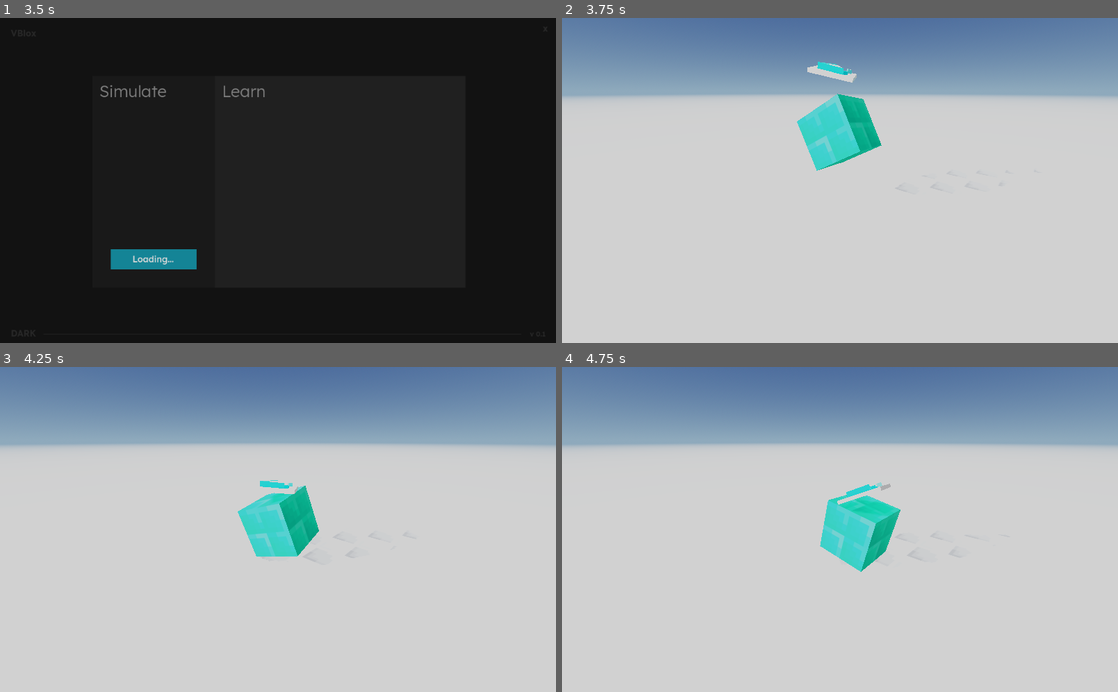
Above: before the commit, frames 1-4 (two rows, left to right).
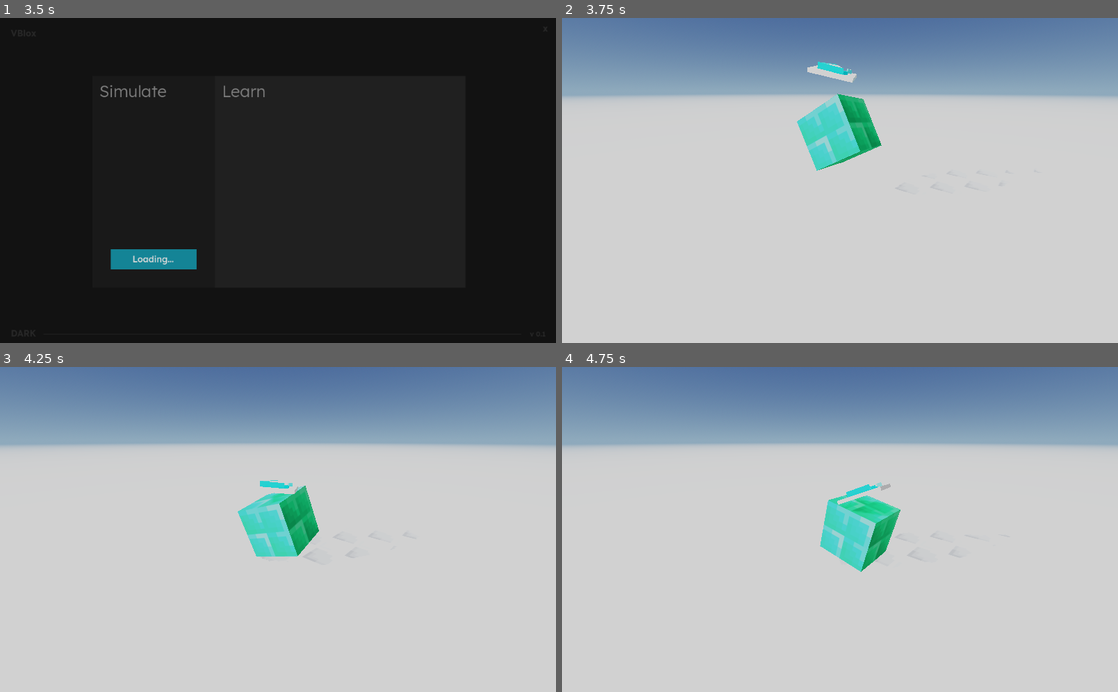
Above: after the commit, the same moments.

Repository: sh4nnja/game-project-roxim
Game: Godot game, scene res://assets/scenes/main_menu/main_menu.tscn
Two runs of this game, one before a commit and one after it. Both use one fixed random seed, a clock stepped at 60 frames per second and the inputs below.
Inputs (mouse positions are in pixels of both pictures, inside the frame that each line leads up to):
- Up to frame 1 (3.5 s): click "Create & Simulate!" at 0.5 s; click "DARK" at 1.25 s; tap Enter at 2 s; move the mouse to (400, 164) at 2.02 s; hold D 2.03-2.75 s; tap Q at 2.1 s; click (400, 164) at 2.17 s; drag from (166, 196) to (250, 245) at 2.77 s
- Up to frame 2 (3.75 s): tap Space at 3.5 s; move the mouse to (895, 109) at 3.52 s; hold D from 3.53 s (still down); tap Ctrl at 3.6 s
- Up to frame 3 (4.25 s): keep holding D
- Up to frame 4 (4.75 s): release D at 4.25 s; drag from (812, 594) to (673, 480) at 4.27 s

Frame 1 is identical in both runs. In frame 2, 1.1% of the frame differs, in the area x 42-58%, y 23-47%; in frame 3, 1.1%; in frame 4, 1.1%.

Commit message:
103123 | Created foundation
103123
- Created foundations for the adding of interactables.
- Cleaned code.
- Added documentation

Diff:
--- /dev/null
+++ b/assets/materials/interactables/misc/vblox_logo_material.tres
@@ -0,0 +1,8 @@
+[gd_resource type="StandardMaterial3D" load_steps=2 format=3 uid="uid://b6dsjhtgehls6"]
+
+[ext_resource type="Texture2D" uid="uid://b5n45qnj4ci1c" path="res://assets/dev/vblox_logo/logo_texture.png" id="1_770b0"]
+
+[resource]
+albedo_texture = ExtResource("1_770b0")
+texture_filter = 2
+texture_repeat = false
--- a/assets/objects/camera/camera.tscn
+++ b/assets/objects/camera/camera.tscn
@@ -1,7 +1,12 @@
-[gd_scene load_steps=2 format=3 uid="uid://btwcn5425ye0f"]
+[gd_scene load_steps=3 format=3 uid="uid://btwcn5425ye0f"]
 
-[ext_resource type="Script" path="res://assets/scripts/camera.gd" id="1_nk0tm"]
+[ext_resource type="Script" path="res://assets/scripts/simulation/camera.gd" id="1_l5ruq"]
+[ext_resource type="Script" path="res://assets/scripts/simulation/interactor.gd" id="2_cdyev"]
 
 [node name="camera" type="Camera3D"]
 current = true
-script = ExtResource("1_nk0tm")
+script = ExtResource("1_l5ruq")
+
+[node name="interactor" type="RayCast3D" parent="."]
+target_position = Vector3(0, 0, -5)
+script = ExtResource("2_cdyev")
--- a/assets/objects/misc/the_cube/the_cube.tscn
+++ b/assets/objects/misc/the_cube/the_cube.tscn
@@ -1,18 +1,18 @@
-[gd_scene load_steps=5 format=3 uid="uid://kdxkrbwue8lb"]
+[gd_scene load_steps=5 format=3 uid="uid://cu8da702e8ti8"]
 
-[ext_resource type="Material" uid="uid://c54p3ymi4tjhb" path="res://assets/materials/interactables/interactable_selected.tres" id="1_usimk"]
-[ext_resource type="Material" uid="uid://bhh1ltsx7qtiw" path="res://assets/materials/interactables/misc/testing_map_the_cube_material.tres" id="2_6m3nm"]
+[ext_resource type="Material" uid="uid://bhh1ltsx7qtiw" path="res://assets/materials/interactables/misc/the_cube_material.tres" id="1_gvi14"]
+[ext_resource type="Script" path="res://assets/scripts/interactables/misc/the_cube.gd" id="1_swgyx"]
 
 [sub_resource type="BoxMesh" id="BoxMesh_eogva"]
-material = ExtResource("2_6m3nm")
+material = ExtResource("1_gvi14")
 
 [sub_resource type="BoxShape3D" id="BoxShape3D_20two"]
 
 [node name="the_cube" type="RigidBody3D"]
 inertia = Vector3(1, 1, 1)
+script = ExtResource("1_swgyx")
 
 [node name="cube_texture" type="MeshInstance3D" parent="."]
-material_overlay = ExtResource("1_usimk")
 visibility_range_begin_margin = 100.0
 visibility_range_end = 250.0
 visibility_range_end_margin = 100.0
--- a/assets/objects/misc/vblox_logo/vblox_logo.tscn
+++ b/assets/objects/misc/vblox_logo/vblox_logo.tscn
@@ -1,12 +1,7 @@
-[gd_scene load_steps=5 format=3 uid="uid://573dhpbs8qay"]
+[gd_scene load_steps=4 format=3 uid="uid://573dhpbs8qay"]
 
 [ext_resource type="ArrayMesh" uid="uid://dly7vafcmu2ro" path="res://assets/dev/vblox_logo/logo.obj" id="1_qvchk"]
-[ext_resource type="Texture2D" uid="uid://b5n45qnj4ci1c" path="res://assets/dev/vblox_logo/logo_texture.png" id="1_ujvok"]
-
-[sub_resource type="StandardMaterial3D" id="StandardMaterial3D_mqnvg"]
-albedo_texture = ExtResource("1_ujvok")
-texture_filter = 2
-texture_repeat = false
+[ext_resource type="Material" uid="uid://b6dsjhtgehls6" path="res://assets/materials/interactables/misc/vblox_logo_material.tres" id="1_xvu3l"]
 
 [sub_resource type="ConvexPolygonShape3D" id="ConvexPolygonShape3D_vuldm"]
 points = PackedVector3Array(0.14647, 0.156255, 0.259077, -0.353816, 0, -0.353816, -0.353816, 0, 0.353816, 0.353816, 0,  …(344 unchanged characters)…
@@ -15,7 +10,7 @@
 inertia = Vector3(1, 1, 1)
 
 [node name="vblox_texture" type="MeshInstance3D" parent="."]
-material_override = SubResource("StandardMaterial3D_mqnvg")
+material_override = ExtResource("1_xvu3l")
 visibility_range_begin_margin = 100.0
 visibility_range_end = 250.0
 visibility_range_end_margin = 100.0
--- a/assets/scenes/main_menu/main_menu.tscn
+++ b/assets/scenes/main_menu/main_menu.tscn
@@ -1,6 +1,6 @@
 [gd_scene load_steps=16 format=3 uid="uid://bar845jxagtue"]
 
-[ext_resource type="Script" path="res://assets/scripts/main_menu_interface.gd" id="1_paa5f"]
+[ext_resource type="Script" path="res://assets/scripts/main_menu/main_menu_interface.gd" id="1_t7mf3"]
 [ext_resource type="StyleBox" uid="uid://dx2a4w1ooukaw" path="res://assets/materials/main_menu/main_menu_simulate_panel.tres" id="2_3wmeo"]
 [ext_resource type="FontFile" uid="uid://drcp5q6p2eycg" path="res://assets/font/lexend/Lexend-Light.ttf" id="2_myf7p"]
 [ext_resource type="FontFile" uid="uid://cuig6gwhj48ik" path="res://assets/font/lexend/Lexend-Bold.ttf" id="2_qi2qc"]
@@ -28,7 +28,7 @@
 anchor_bottom = 1.0
 grow_horizontal = 2
 grow_vertical = 2
-script = ExtResource("1_paa5f")
+script = ExtResource("1_t7mf3")
 
 [node name="background" type="ColorRect" parent="."]
 layout_mode = 1
--- a/assets/scenes/simulation_map/simulation_map.tscn
+++ b/assets/scenes/simulation_map/simulation_map.tscn
@@ -1,10 +1,10 @@
 [gd_scene load_steps=16 format=3 uid="uid://cd86vkgynmcjm"]
 
-[ext_resource type="Script" path="res://assets/scripts/simulation_interface.gd" id="1_ss05d"]
+[ext_resource type="Script" path="res://assets/scripts/simulation/simulation_interface.gd" id="1_5eupj"]
 [ext_resource type="FontFile" uid="uid://drcp5q6p2eycg" path="res://assets/font/lexend/Lexend-Light.ttf" id="2_uuw30"]
 [ext_resource type="BoxMesh" uid="uid://bwda3io5v3y3m" path="res://assets/materials/simulation/simulation_map_platform_mesh.tres" id="3_yn1j6"]
 [ext_resource type="PackedScene" uid="uid://btwcn5425ye0f" path="res://assets/objects/camera/camera.tscn" id="4_y7ocw"]
-[ext_resource type="PackedScene" uid="uid://kdxkrbwue8lb" path="res://assets/objects/misc/the_cube/the_cube.tscn" id="5_jvy4d"]
+[ext_resource type="PackedScene" uid="uid://cu8da702e8ti8" path="res://assets/objects/misc/the_cube/the_cube.tscn" id="5_jvy4d"]
 [ext_resource type="PackedScene" uid="uid://573dhpbs8qay" path="res://assets/objects/misc/vblox_logo/vblox_logo.tscn" id="6_ind2l"]
 
 [sub_resource type="StyleBoxEmpty" id="StyleBoxEmpty_784js"]
@@ -52,7 +52,7 @@
 anchor_bottom = 1.0
 grow_horizontal = 2
 grow_vertical = 2
-script = ExtResource("1_ss05d")
+script = ExtResource("1_5eupj")
 
 [node name="background" type="ColorRect" parent="user_interface"]
 layout_mode = 1
--- a/assets/scripts/config.gd
+++ b/assets/scripts/config.gd
@@ -53,8 +53,14 @@
 # ******************************************************************************
 # USER INTERFACE THEMES
 
+# Themes.
+enum {
+	EXAMPLE = 0,               # Not included in the cycle. Just for example.
+	DARK = 1,
+	LIGHT = 2
+}
 # Current theme of the interface.
-var current_theme: int = 1
+var current_theme: int = DARK
 
 # Default user themes.
 var user_themes: Dictionary = {
--- /dev/null
+++ b/assets/scripts/interactables/interactables.gd
@@ -0,0 +1,55 @@
+# ******************************************************************************
+#  interactables.gd
+# ******************************************************************************
+#                             This file is part of
+#                      RESEARCH CAPSTONE PROJECT - VBlox
+# ******************************************************************************
+# Copyright (c) 2023-present 12 ESTEMC-3 GROUP 6
+# Aicelle Claro
+# Shannja Ashley Malelang
+# Monique Marcos
+# Nica Shane Mijares
+# Precious Nina Sarol
+# ******************************************************************************
+# MIT License
+# Copyright (c) 2023 12 ESTEMC-3 GROUP 6
+#
+# Permission is hereby granted, free of charge, to any person obtaining
+# a copy of this software and associated documentation files (the
+# "Software"), to deal in the Software without restriction, including
+# without limitation the rights to use, copy, modify, merge, publish,
+# distribute, sublicense, and/or sell copies of the Software, and to
+# permit persons to whom the Software is furnished to do so, subject to
+# the following conditions:
+#
+# The above copyright notice and this permission notice shall be
+# included in all copies or substantial portions of the Software.
+#
+# THE SOFTWARE IS PROVIDED "AS IS," WITHOUT WARRANTY OF ANY KIND,
+# EXPRESS OR IMPLIED, INCLUDING BUT NOT LIMITED TO THE WARRANTIES OF
+# MERCHANTABILITY, FITNESS FOR A PARTICULAR PURPOSE AND NONINFRINGEMENT.
+# IN NO EVENT SHALL THE AUTHORS OR COPYRIGHT HOLDERS BE LIABLE FOR ANY
+# CLAIM, DAMAGES OR OTHER LIABILITY, WHETHER IN AN ACTION OF CONTRACT,
+# TORT OR OTHERWISE, ARISING FROM, OUT OF OR IN CONNECTION WITH THE
+# SOFTWARE OR THE USE OR OTHER DEALINGS IN THE SOFTWARE.
+# ******************************************************************************
+
+extends RigidBody3D
+class_name Interactables
+
+# This class will be the root class of all 'interactables' in the simulation.
+# This script will be the base script of all instances of 'interactables'.
+#
+# For example:
+# Interactables class <- This script.
+#      -> Motor class
+#           -> Small Motor
+#           -> Big Motor
+#      -> Computing class
+#
+# Make sure that you don't DUPLICATE and REPEAT your codes across the project. PLEASE.
+# Use classes for the same script each objects you have.
+
+
+# ******************************************************************************
+# CUSTOM METHODS AND SIGNALS
--- /dev/null
+++ b/assets/scripts/interactables/misc/the_cube.gd
@@ -0,0 +1 @@
+extends Interactables
--- /dev/null
+++ b/assets/scripts/simulation/interactor.gd
@@ -0,0 +1,46 @@
+# ******************************************************************************
+#  interactor.gd
+# ******************************************************************************
+#                             This file is part of
+#                      RESEARCH CAPSTONE PROJECT - VBlox
+# ******************************************************************************
+# Copyright (c) 2023-present 12 ESTEMC-3 GROUP 6
+# Aicelle Claro
+# Shannja Ashley Malelang
+# Monique Marcos
+# Nica Shane Mijares
+# Precious Nina Sarol
+# ******************************************************************************
+# MIT License
+# Copyright (c) 2023 12 ESTEMC-3 GROUP 6
+#
+# Permission is hereby granted, free of charge, to any person obtaining
+# a copy of this software and associated documentation files (the
+# "Software"), to deal in the Software without restriction, including
+# without limitation the rights to use, copy, modify, merge, publish,
+# distribute, sublicense, and/or sell copies of the Software, and to
+# permit persons to whom the Software is furnished to do so, subject to
+# the following conditions:
+#
+# The above copyright notice and this permission notice shall be
+# included in all copies or substantial portions of the Software.
+#
+# THE SOFTWARE IS PROVIDED "AS IS," WITHOUT WARRANTY OF ANY KIND,
+# EXPRESS OR IMPLIED, INCLUDING BUT NOT LIMITED TO THE WARRANTIES OF
+# MERCHANTABILITY, FITNESS FOR A PARTICULAR PURPOSE AND NONINFRINGEMENT.
+# IN NO EVENT SHALL THE AUTHORS OR COPYRIGHT HOLDERS BE LIABLE FOR ANY
+# CLAIM, DAMAGES OR OTHER LIABILITY, WHETHER IN AN ACTION OF CONTRACT,
+# TORT OR OTHERWISE, ARISING FROM, OUT OF OR IN CONNECTION WITH THE
+# SOFTWARE OR THE USE OR OTHER DEALINGS IN THE SOFTWARE.
+# ******************************************************************************
+
+extends RayCast3D
+
+# ******************************************************************************
+# INITIATION
+
+# ******************************************************************************
+# INPUT EVENTS
+
+# ******************************************************************************
+# CUSTOM METHODS AND SIGNALS
--- a/assets/scripts/simulation_interface.gd
+++ b/assets/scripts/simulation/simulation_interface.gd
@@ -48,6 +48,7 @@
 
 # Pause manager.
 var _is_paused: bool = false
+
 # ******************************************************************************
 # INITIATION
 
--- a/project.godot
+++ b/project.godot
@@ -26,7 +26,7 @@
 
 window/size/viewport_width=1920
 window/size/viewport_height=1080
-window/size/mode=4
+window/size/mode=3
 window/size/borderless=true
 window/size/window_width_override=1024
 window/size/window_height_override=600
Renamed: assets/materials/interactables/misc/testing_map_the_cube_material.tres -> assets/materials/interactables/misc/the_cube_material.tres
Renamed: assets/scripts/main_menu_interface.gd -> assets/scripts/main_menu/main_menu_interface.gd
Renamed: assets/scripts/camera.gd -> assets/scripts/simulation/camera.gd
